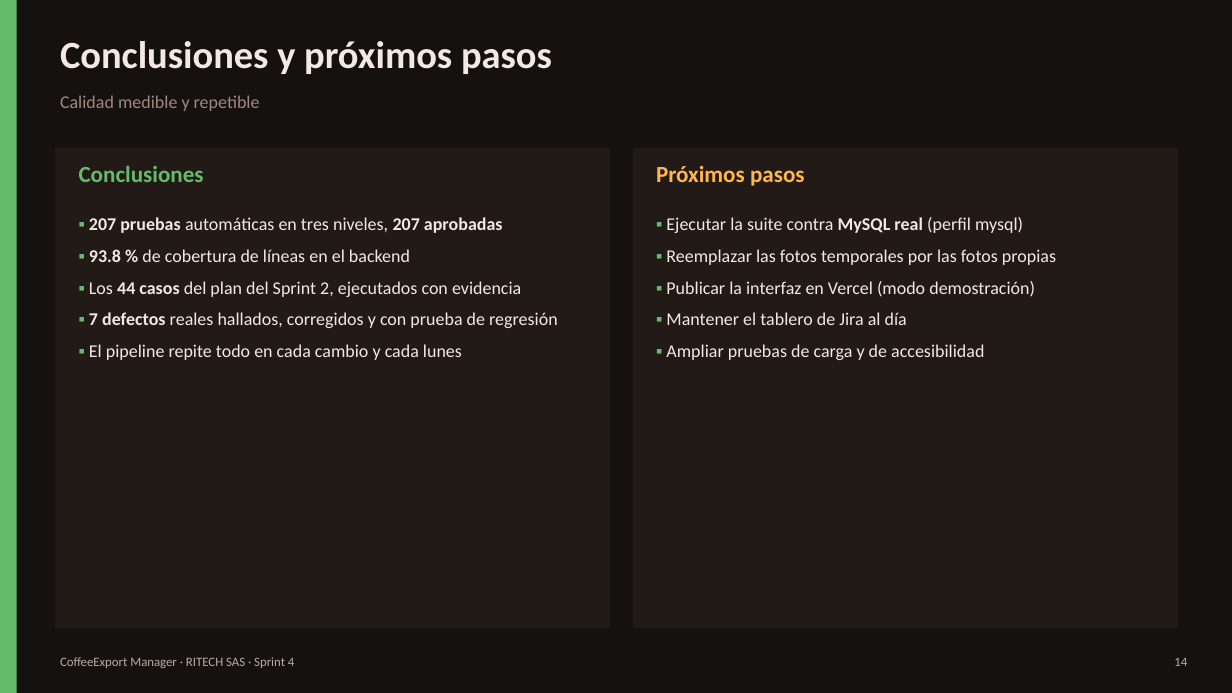
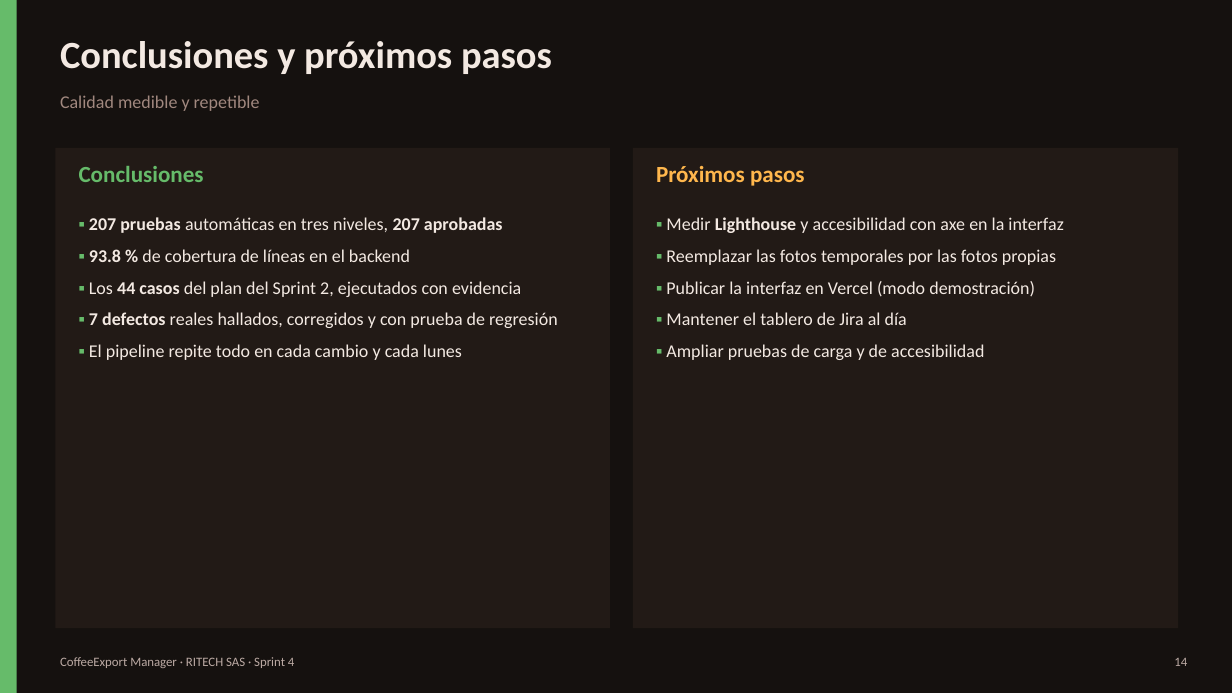
Before and after one commit to MarioZaMu/coffeeexport-manager, a slide deck: slide 14 of docs/sprint4/CoffeeExport_Manager_Sprint4.pptx. Drawn at 1232x693 pixels with LibreOffice and Linux fonts; fonts in the diff are those of the drawing. Boxes give left, top, right and bottom in pixels: in the first picture for what was removed or moved away, otherwise in the second. Text is boxed around its words. In the diff, an @@ line names an element or a change of style, - is before the commit and + after.

Commit message:
Dashboard rediseñado, suite verificada en MySQL 8.4 real y documentos actualizados
- Dashboard: combinada ventas/exportaciones, destinos, mezcla de producto, embudo de estados, stock frente al mínimo y panel de atención
- Minigráficas en los KPI, esqueletos de carga, estados de error con reintento y aviso de conexión
- Tablas en tarjetas en móvil, enlace para saltar al contenido y aria-current en el menú
- RepositoriosTest fijado a H2 (@ActiveProfiles) para poder correr la suite con el perfil mysql: 139 de 139 en MySQL
- 68 de 68 pruebas del frontend aprobadas; documento y presentación regenerados

```diff
--- a/docs/sprint4/CoffeeExport_Manager_Sprint4.pptx
+++ b/docs/sprint4/CoffeeExport_Manager_Sprint4.pptx
@@ text at (666, 217, 1063, 233): text changed @@
-▪ Ejecutar la suite contra MySQL real (perfil mysql)
+▪ Medir Lighthouse y accesibilidad con axe en la interfaz
```
Also in this commit, not shown: 1 other slide changed, 36 other files.
